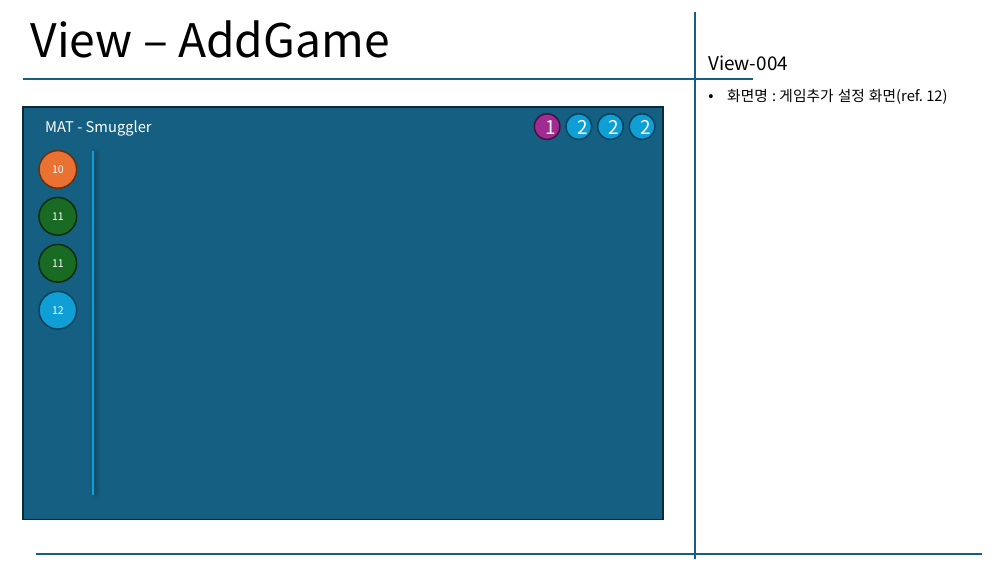
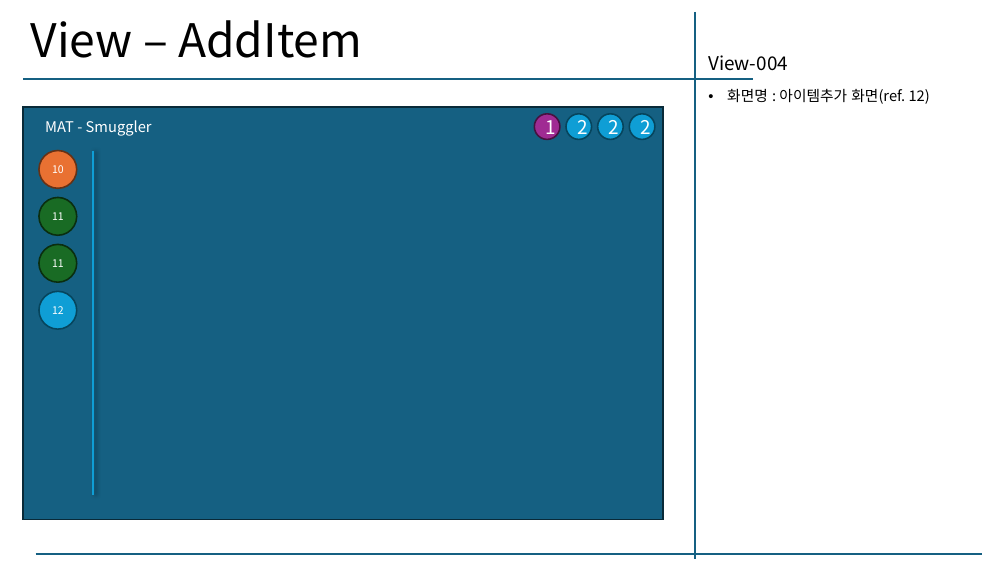
Before and after one commit to ParkJungwhan/SmugglerMoAuTo, a slide deck: slide 6 of SmugglerMAT.pptx. Drawn at 1008x567 pixels with LibreOffice and Linux fonts; fonts in the diff are those of the drawing. Boxes give left, top, right and bottom in pixels: in the first picture for what was removed or moved away, otherwise in the second. Text is boxed around its words. In the diff, an @@ line names an element or a change of style, - is before the commit and + after.

```diff
--- a/SmugglerMAT.pptx
+++ b/SmugglerMAT.pptx
@@ title at (x1=31, y1=20, x2=362, y2=58): text changed @@
-View – AddGame
+View – AddItem
@@ text at (x1=727, y1=89, x2=930, y2=104): text changed @@
-• 화면명 : 게임추가 설정 화면(ref. 12)
+• 화면명 : 아이템추가 화면(ref. 12)
```
Also in this commit, not shown: 9 other files.
